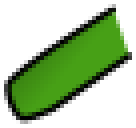
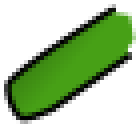
The second 136px x 128px image is a revision of the first. Changes to its layers:
added layer "Layer" over [112, 12, 136, 52]
